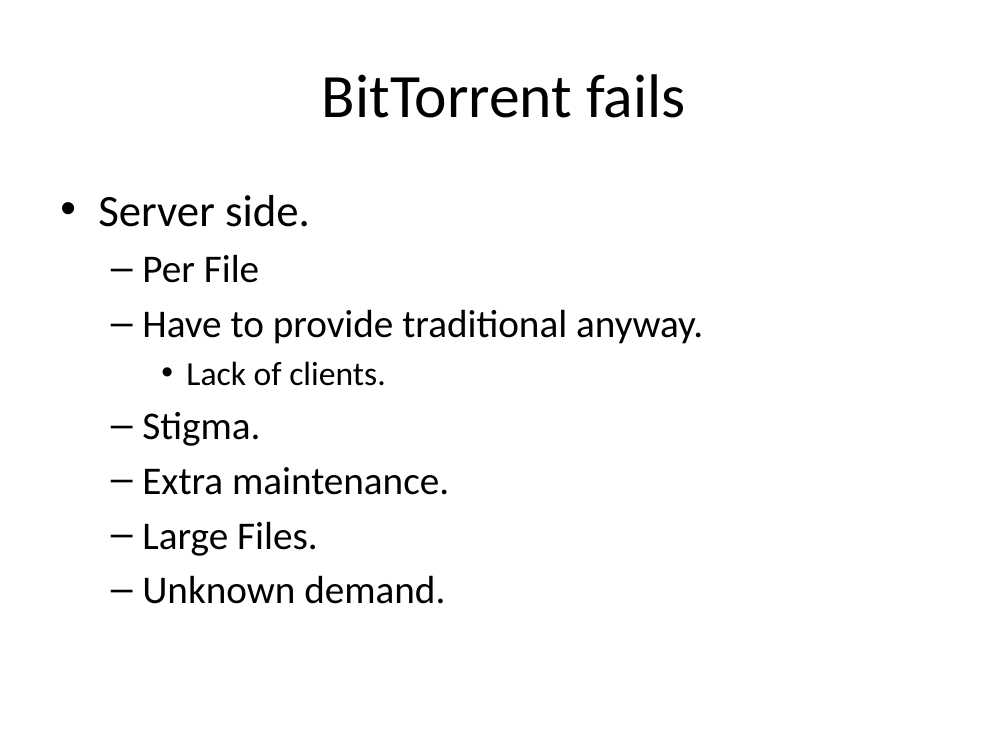
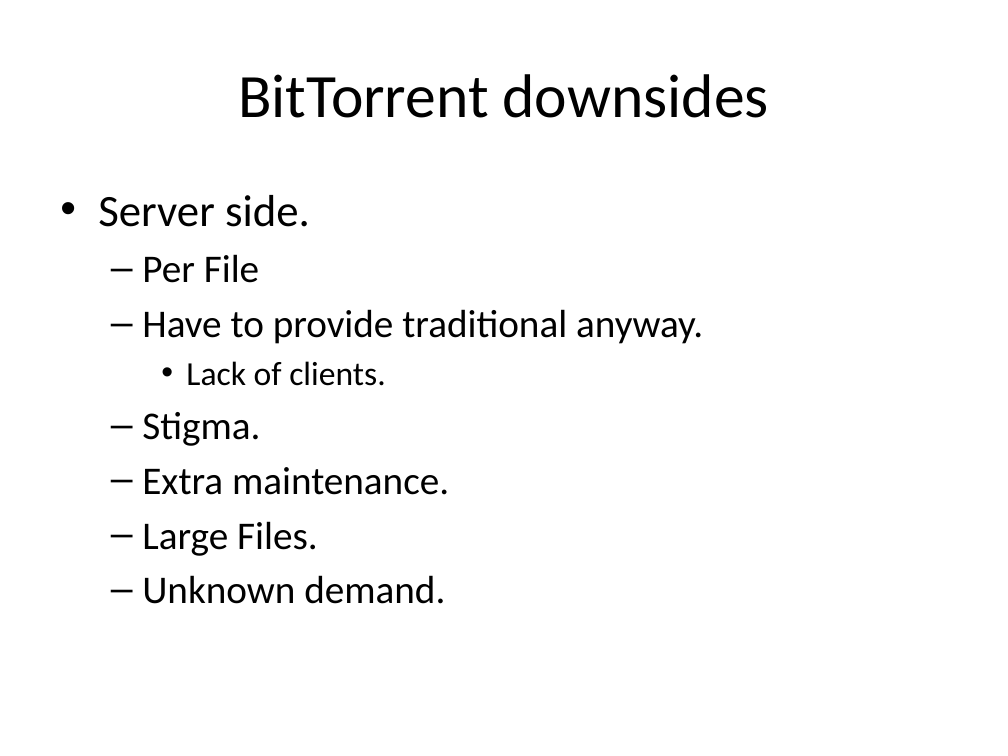
Before and after one commit to rdp/p2pwebclient, a slide deck: slide 8 of thesis_presentation/How to Make the Internet Faster.pptx (slide 10 before the commit). Drawn at 1008x756 pixels with LibreOffice and Linux fonts; fonts in the diff are those of the drawing. Boxes give left, top, right and bottom in pixels: in the first picture for what was removed or moved away, otherwise in the second. Text is boxed around its words. In the diff, an @@ line names an element or a change of style, - is before the commit and + after.

```diff
--- a/thesis_presentation/How to Make the Internet Faster.pptx
+++ b/thesis_presentation/How to Make the Internet Faster.pptx
@@ title at <box>238,74,769,118</box>: text changed @@
-BitTorrent fails
+BitTorrent downsides
```
Also in this commit, not shown: 10 other slides changed, 1 slide added, 9 slides removed.
